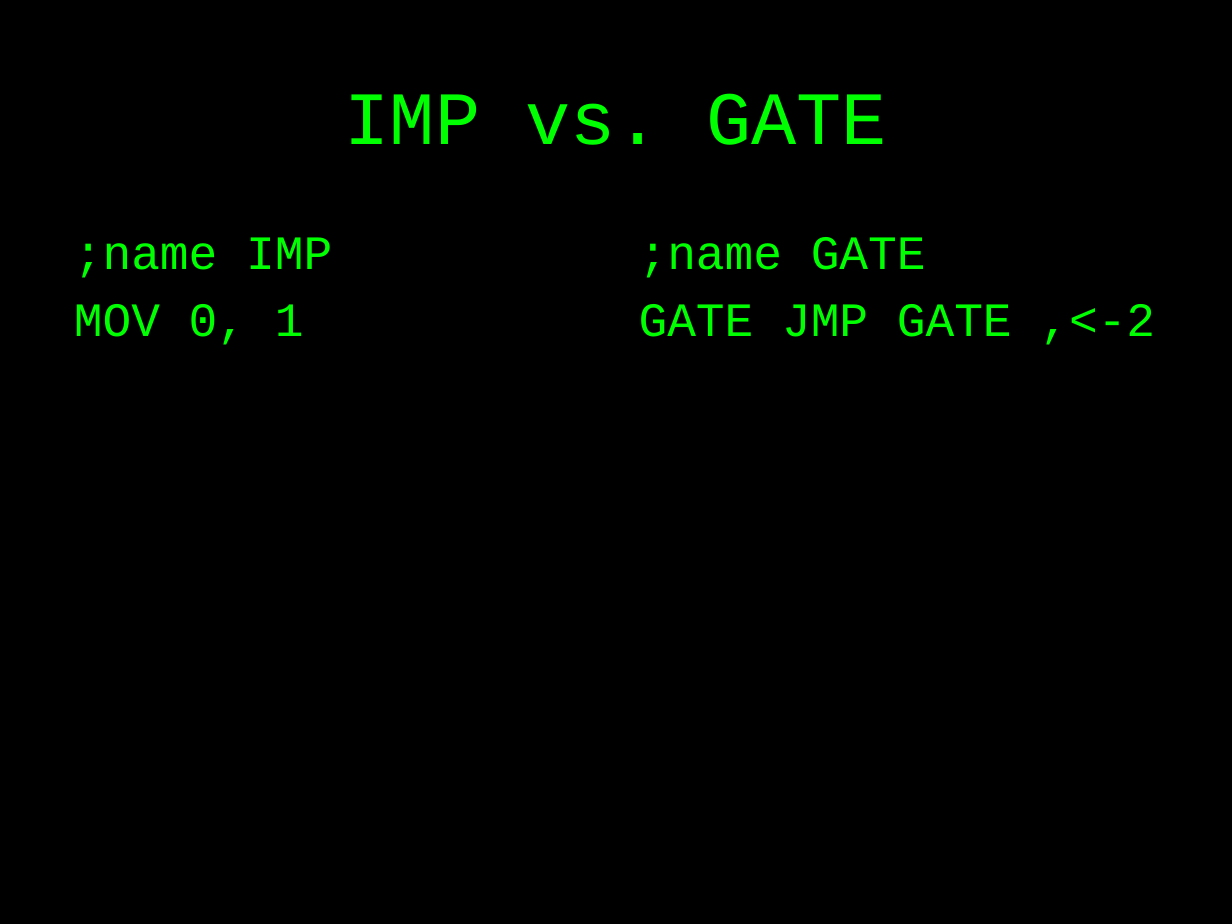
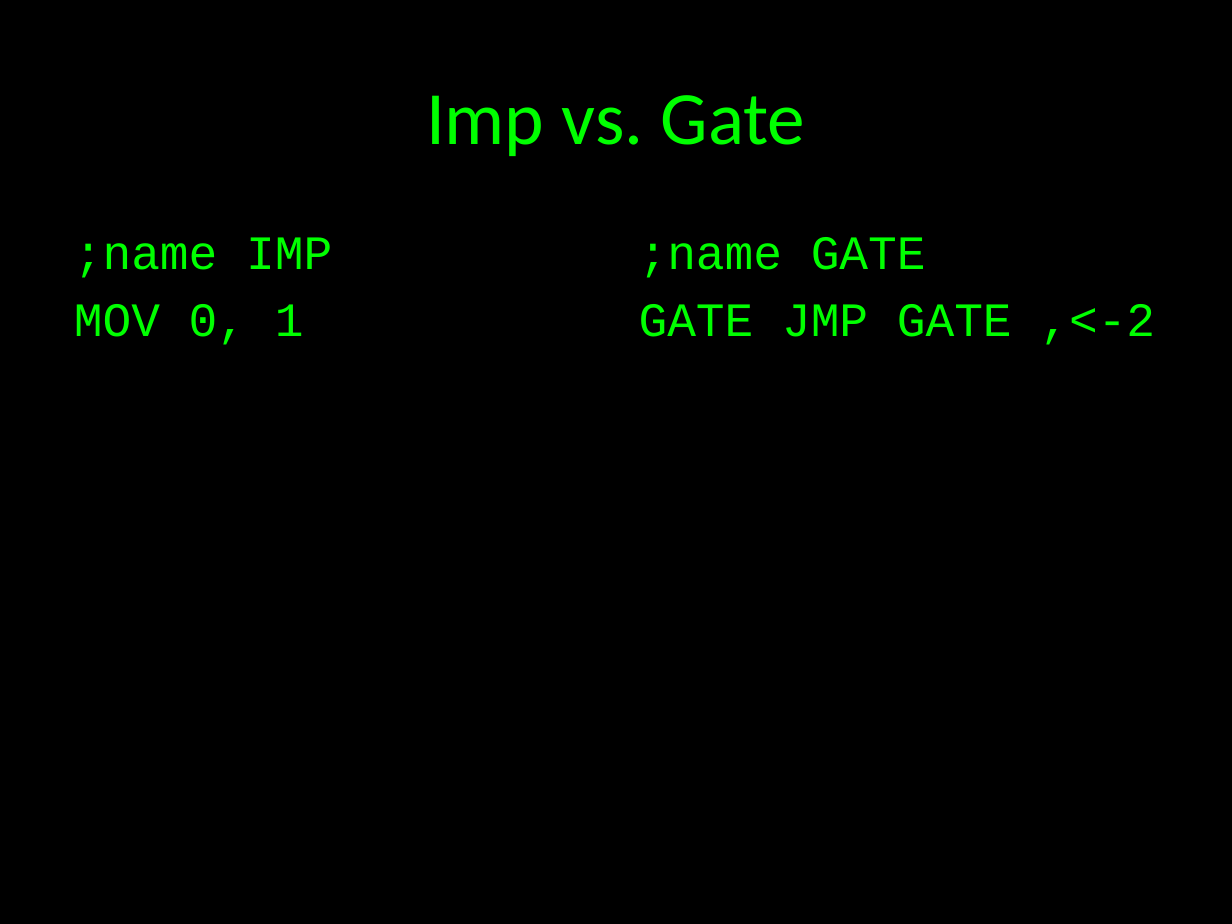
Before and after one commit to treeman/MARC, a slide deck: slide 10 of Report & presentation/redcode.pptx (slide 7 before the commit). Drawn at 1232x924 pixels with LibreOffice and Linux fonts; fonts in the diff are those of the drawing. Boxes give left, top, right and bottom in pixels: in the first picture for what was removed or moved away, otherwise in the second. Text is boxed around its words. In the diff, an @@ line names an element or a change of style, - is before the commit and + after.

```diff
--- a/Report & presentation/redcode.pptx
+++ b/Report & presentation/redcode.pptx
@@ title at (426, 95, 806, 156): text changed; font Courier New to Calibri @@
-IMP vs. GATE
+Imp vs. Gate
```
Also in this commit, not shown: 5 other slides changed, 11 slides added, 2 slides removed.
